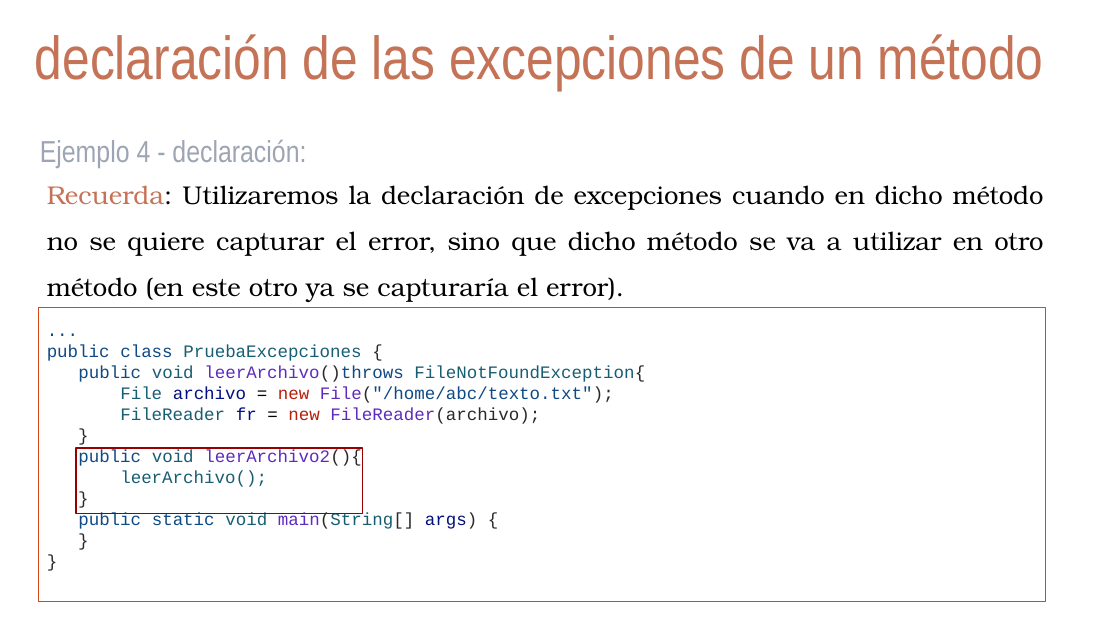
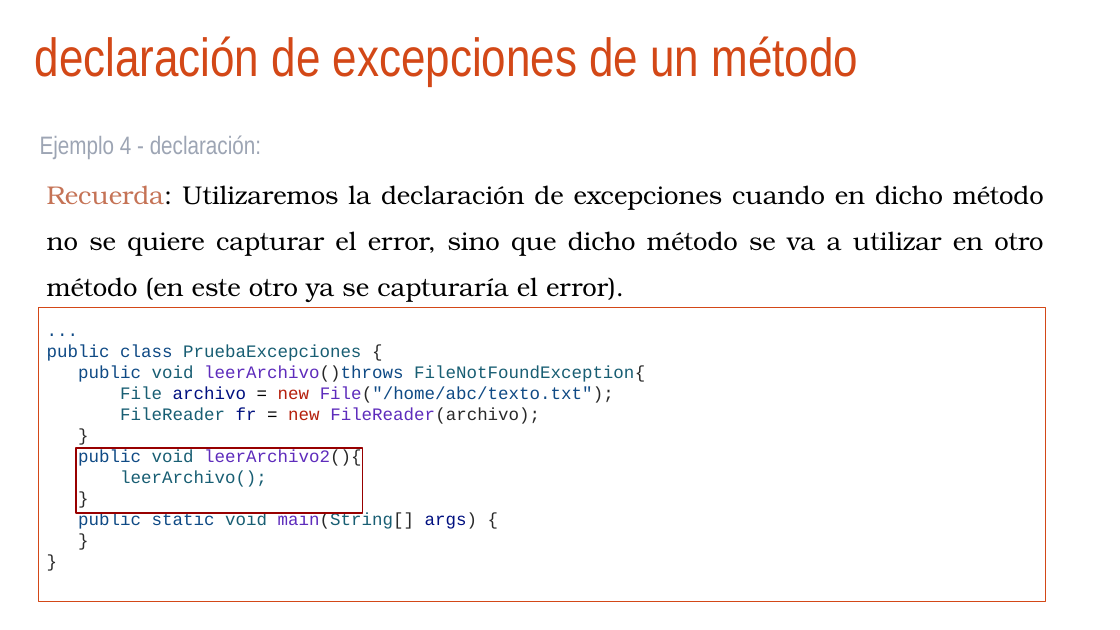
Before and after one commit to arturoblasco/PROG23, a slide deck: slide 15 of UD03/ud03_excepciones.pptx. Drawn at 1120x630 pixels with LibreOffice and Linux fonts; fonts in the diff are those of the drawing; background and template pictures are left out. Boxes give left, top, right and bottom in pixels: in the first picture for what was removed or moved away, otherwise in the second. Text is boxed around its words. In the diff, an @@ line names an element or a change of style, - is before the commit and + after.

```diff
--- a/UD03/ud03_excepciones.pptx
+++ b/UD03/ud03_excepciones.pptx
@@ text at (x1=35, y1=36, x2=859, y2=86): text changed; size 52 to 46 pt; text colour #C57356 to #D34817 @@
-declaración de las excepciones de un método
+declaración de excepciones de un método
@@ text "Ejemplo 4 - declaración:" at (x1=40, y1=135, x2=261, y2=159): size 26 to 21.6 pt @@
@@ text "..." at (x1=39, y1=308, x2=1046, y2=602): outline #D34817 0.75 pt to #D34817 0.74 pt @@
```
Also in this commit, not shown: 18 other slides changed, 2 other files.
